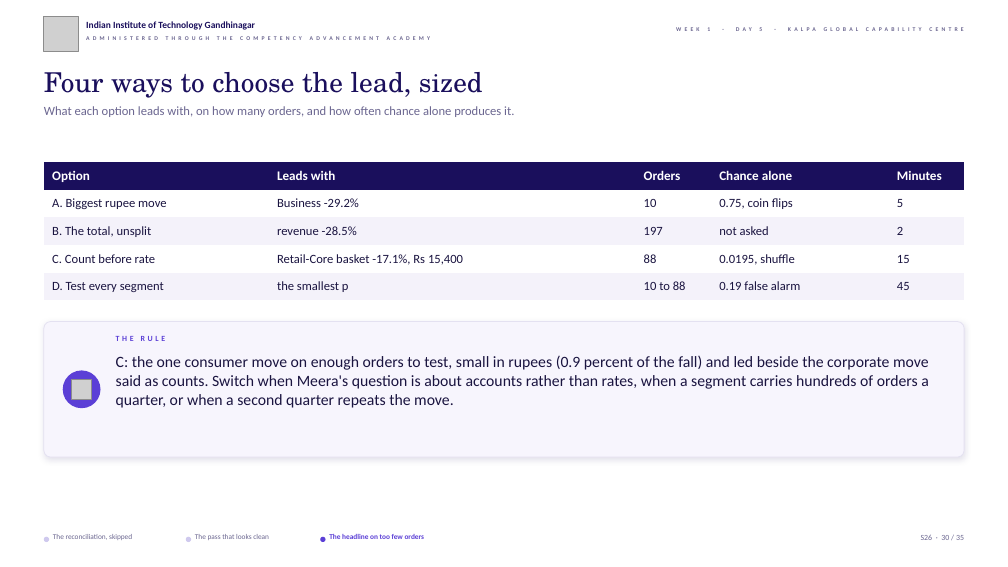
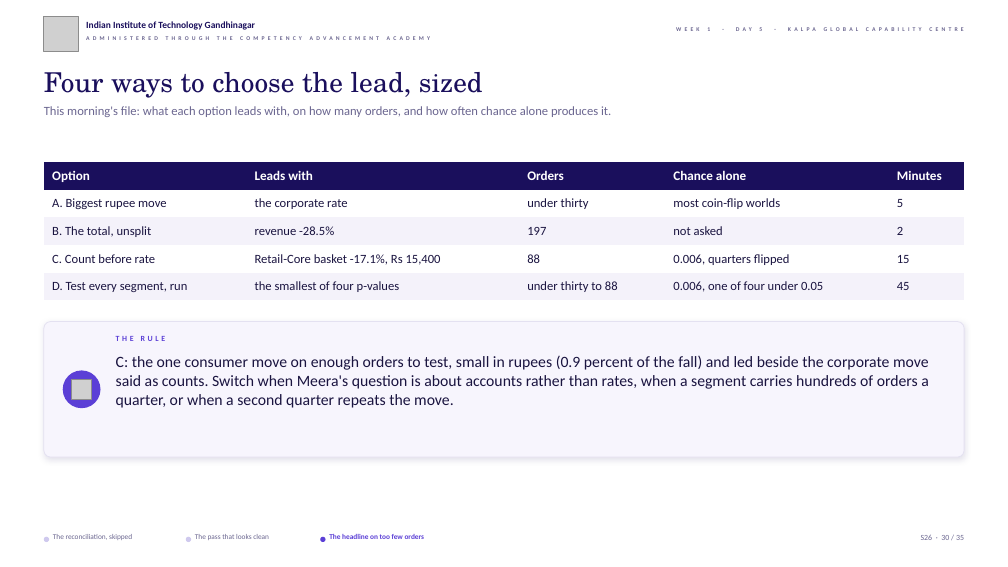
Before and after one commit to fde-academy-lab/c2-content-factory, a slide deck: slide 30 of content/W01/D5/slides/C2_W01_D05_debrief_STUDENT.pptx. Drawn at 1008x567 pixels with LibreOffice and Linux fonts; fonts in the diff are those of the drawing; grey boxes stand for pictures; background and template pictures are left out. Boxes give left, top, right and bottom in pixels: in the first picture for what was removed or moved away, otherwise in the second. Text is boxed around its words. In the diff, an @@ line names an element or a change of style, - is before the commit and + after.

```diff
--- a/content/W01/D5/slides/C2_W01_D05_debrief_STUDENT.pptx
+++ b/content/W01/D5/slides/C2_W01_D05_debrief_STUDENT.pptx
@@ text at [44, 106, 611, 117]: text changed @@
-What each option leads with, on how many orders, and how often chance alone produces it.
+This morning's file: what each option leads with, on how many orders, and how often chance alone produces it.
@@ table at [44, 162, 965, 300] @@
-row 2: A. Biggest rupee move | Business -29.2% | 10 | 0.75, coin flips | 5
+row 2: A. Biggest rupee move | the corporate rate | under thirty | most coin-flip worlds | 5
-row 4, column 4: 0.0195, shuffle
+row 4, column 4: 0.006, quarters flipped
-row 5: D. Test every segment | the smallest p | 10 to 88 | 0.19 false alarm | 45
+row 5: D. Test every segment, run | the smallest of four p-values | under thirty to 88 | 0.006, one of four under 0.05 | 45
```
Also in this commit, not shown: 28 other slides changed, 1 other file.
